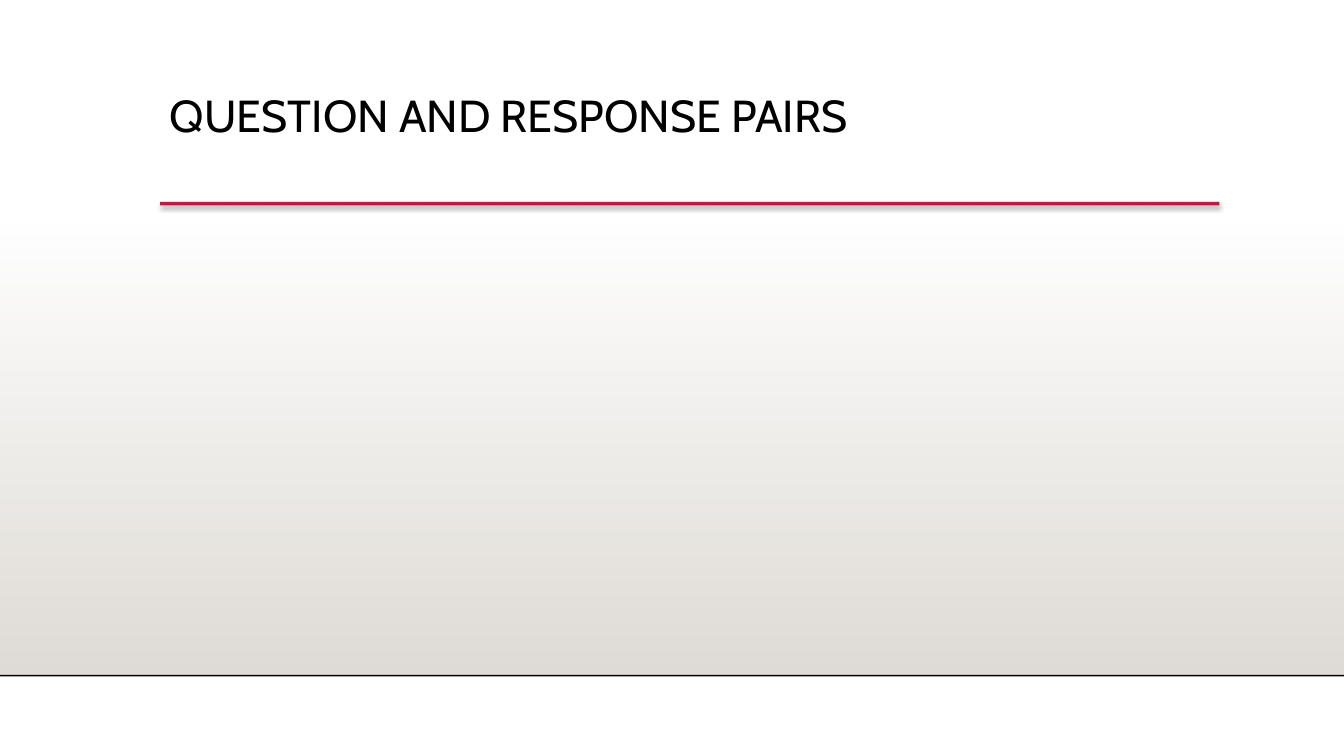
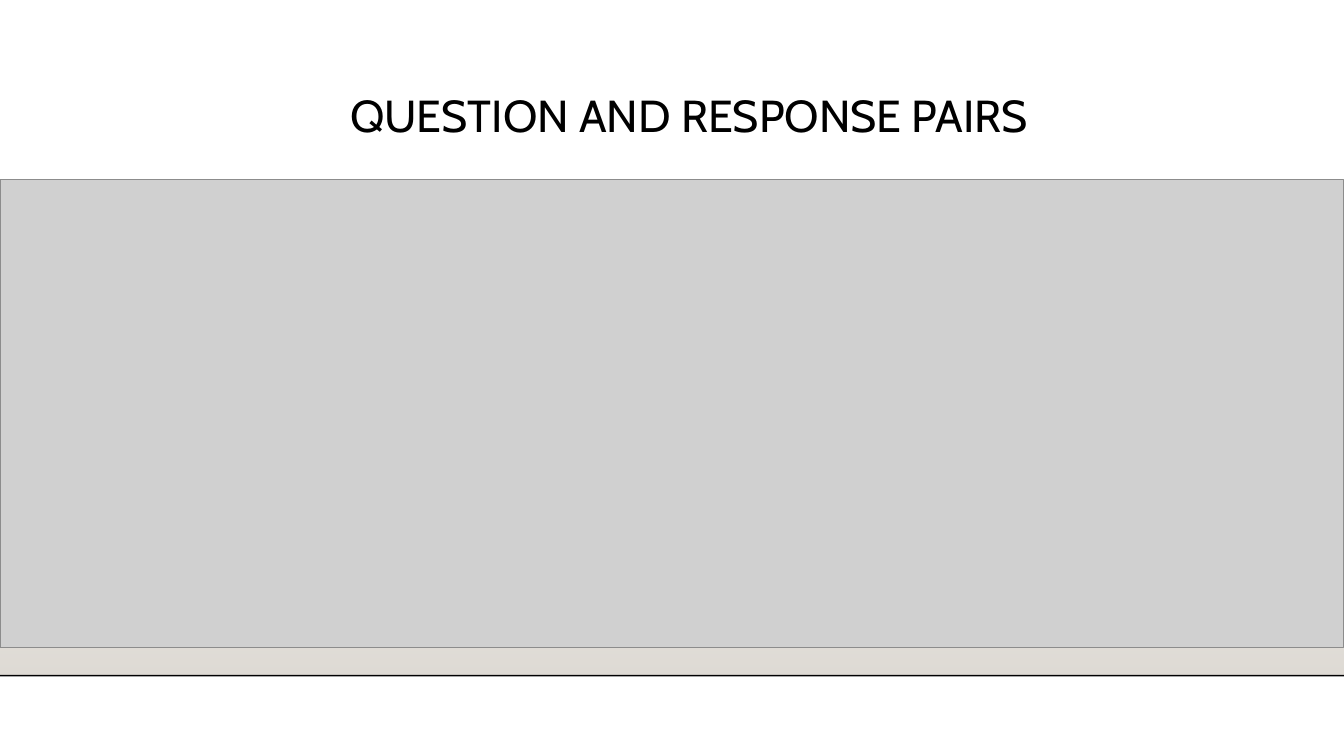
Before and after one commit to dghazvini/AI-Chatbot, a slide deck: slide 3 of Presentation.pptx. Drawn at 1344x756 pixels with LibreOffice and Linux fonts; fonts in the diff are those of the drawing; grey boxes stand for pictures; background and template pictures are left out. Boxes give left, top, right and bottom in pixels: in the first picture for what was removed or moved away, otherwise in the second. Text is boxed around its words. In the diff, an @@ line names an element or a change of style, - is before the commit and + after.

```diff
--- a/Presentation.pptx
+++ b/Presentation.pptx
@@ text "QUESTION AND RESPONSE PAIRS" at [350,100,1028,133]: alignment left to centre @@
@@ picture added at [0,180,1344,648] @@
```
Also in this commit, not shown: 3 other slides changed.
